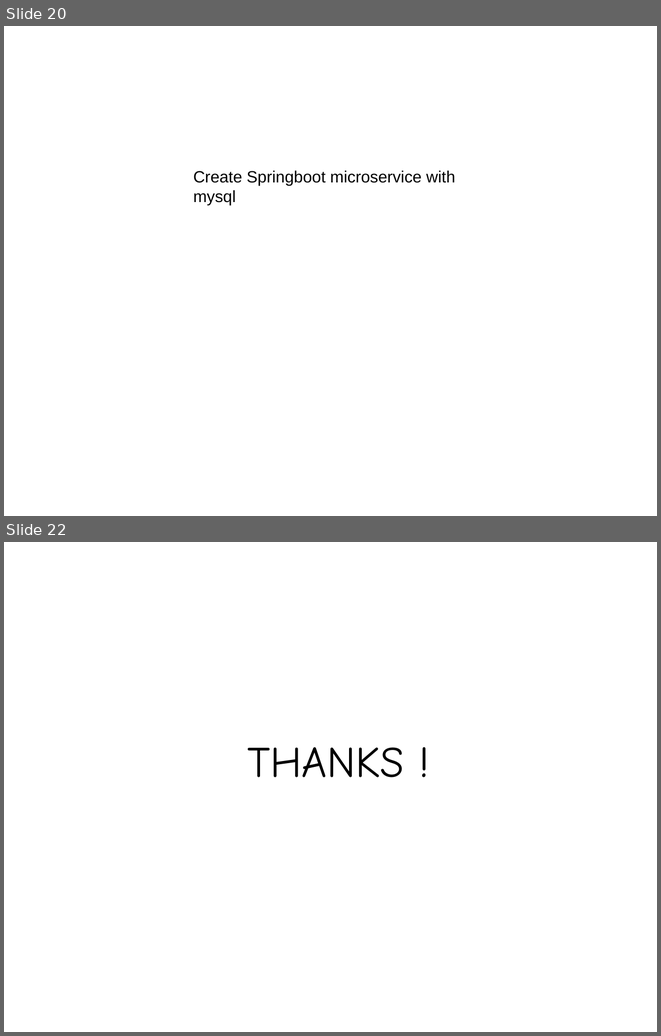
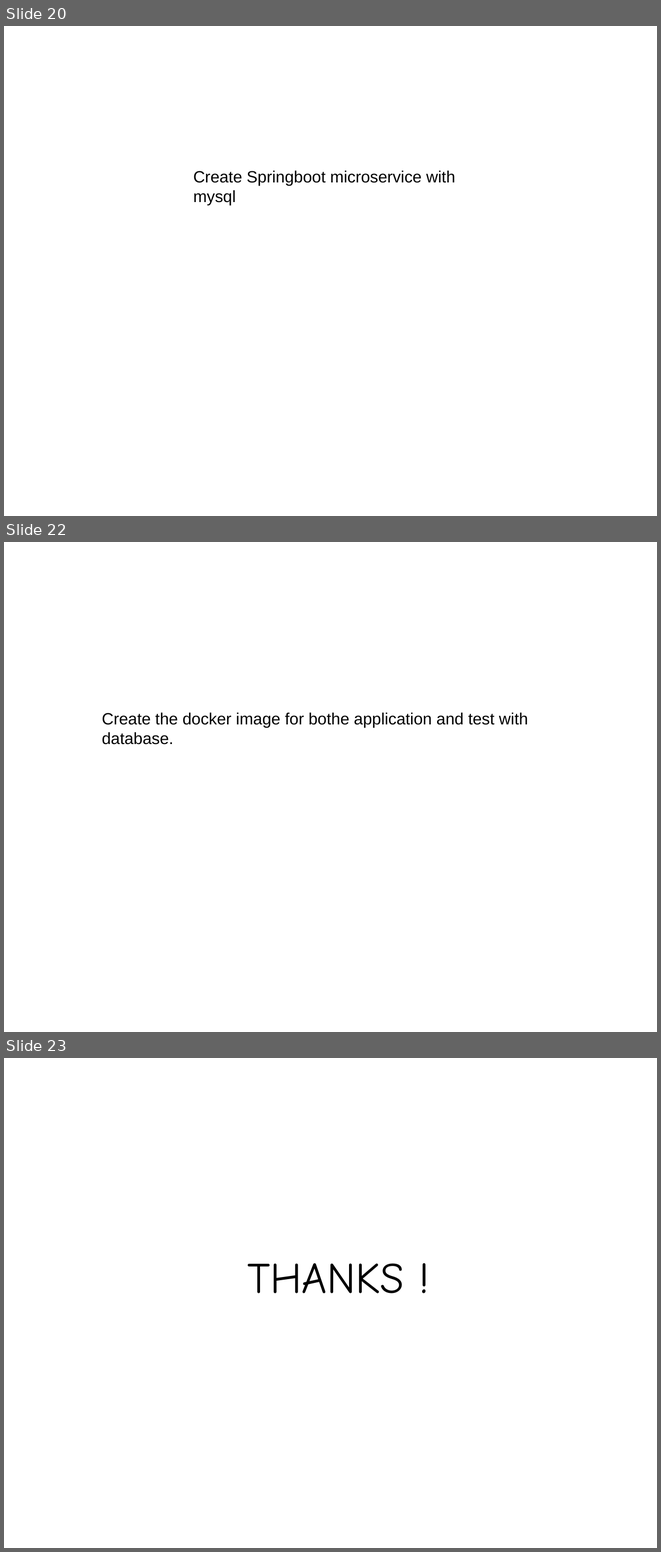
Before and after one commit to falcon-sky/tcs_microservice_training, a slide deck: Day3/spring-boot-database.pptx. Shown one above the other, each under a label of ours: slides 20 and 22 before the commit, slides 20, 22 and 23 after it; the slides between them are not shown. The pictures are 661x1036 and 661x1552 pixels, drawn with LibreOffice and Linux fonts; fonts in the diff are those of the drawing. Boxes give left, top, right and bottom in pixels: in the first picture for what was removed or moved away, otherwise in the second. Text is boxed around its words. In the diff, an @@ line names an element or a change of style, - is before the commit and + after.

```diff
--- a/Day3/spring-boot-database.pptx
+++ b/Day3/spring-boot-database.pptx
@@ slide 22 added at (4,542,657,1032), background #FFFFFF @@
@@ text added at (102,712,528,744), 18 pt, text #000000 @@
+Create the docker image for bothe application and test with database.
@@ what was slide 22 is now slide 23 @@
```
Also in this commit, not shown: 1 slide changed, 1 other file.
